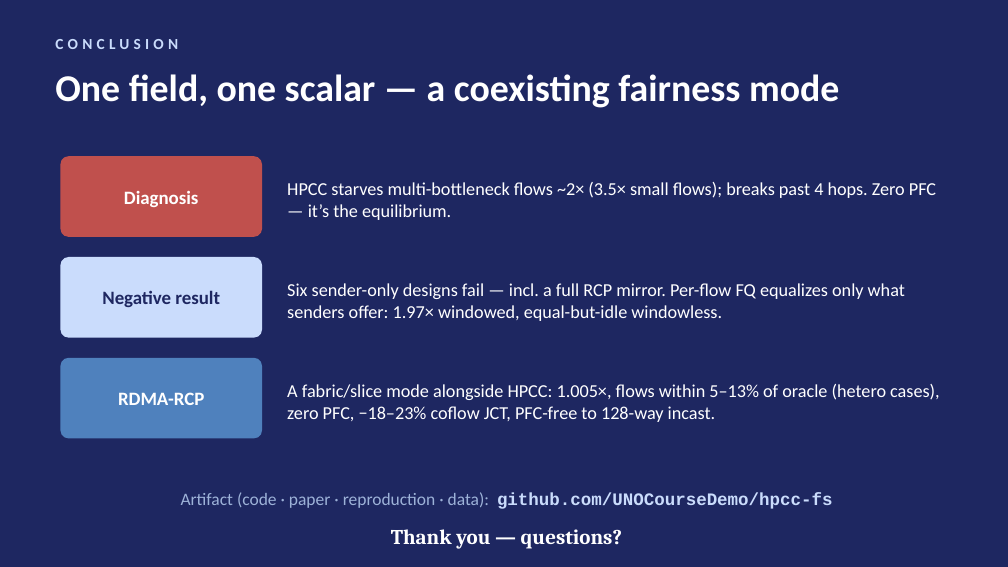
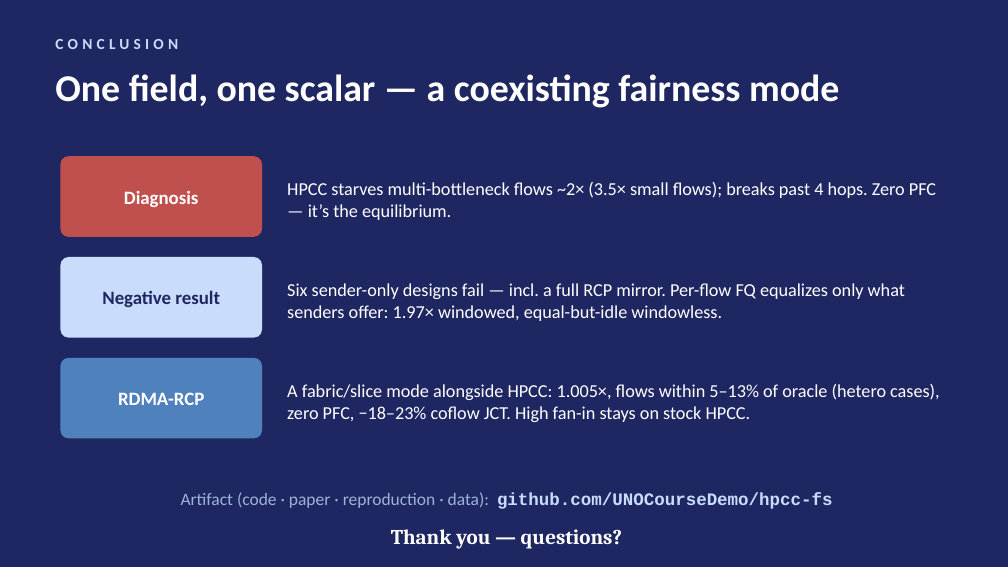
Before and after one commit to UNOCourseDemo/hpcc-fs, a slide deck: slide 17 of examples/hpcc/hpcc-fs/talk/ipccc2026-talk.pptx. Drawn at 1008x567 pixels with LibreOffice and Linux fonts; fonts in the diff are those of the drawing. Boxes give left, top, right and bottom in pixels: in the first picture for what was removed or moved away, otherwise in the second. Text is boxed around its words. In the diff, an @@ line names an element or a change of style, - is before the commit and + after.

Commit message:
round-5: fan-in utilization truth, calibrated oracle bound, HPCC parameter sweep
- fan-in x size matrix: S=64 lifetime utilization 0.47 (200KB) -> 0.25 (50MB)
  vs stock 0.92 - oscillation between overshoot and the floor rail; standing
  limitation, not convergence; N <= C/R_floor = 250 bound stated and measured
  at S=256 (run_round5.py)
- oracle reframed as bandwidth-allocation lower bound; solo calibration flow
  runs 5.8% above it on wire overhead alone (hetero P carries ~0 convergence)
- stock HPCC parameter sweep (eta, 25x rate_ai, min_rate): 1.74-1.97x, PFC 0
- per-QP amplification measured: 2 QPs = 2.00x share
- abstract shortened; subtitle dropped; Bolt prediction removed; atomicity
  softened; near-WTA figure title; both PDFs 10pp

```diff
--- a/examples/hpcc/hpcc-fs/talk/ipccc2026-talk.pptx
+++ b/examples/hpcc/hpcc-fs/talk/ipccc2026-talk.pptx
@@ text at (287, 384, 939, 422): text changed @@
-A fabric/slice mode alongside HPCC: 1.005×, flows within 5–13% of oracle (hetero cases), zero PFC, −18–23% coflow JCT, PFC-free to 128-way incast.
+A fabric/slice mode alongside HPCC: 1.005×, flows within 5–13% of oracle (hetero cases), zero PFC, −18–23% coflow JCT. High fan-in stays on stock HPCC.
```
Also in this commit, not shown: 13 other files.
